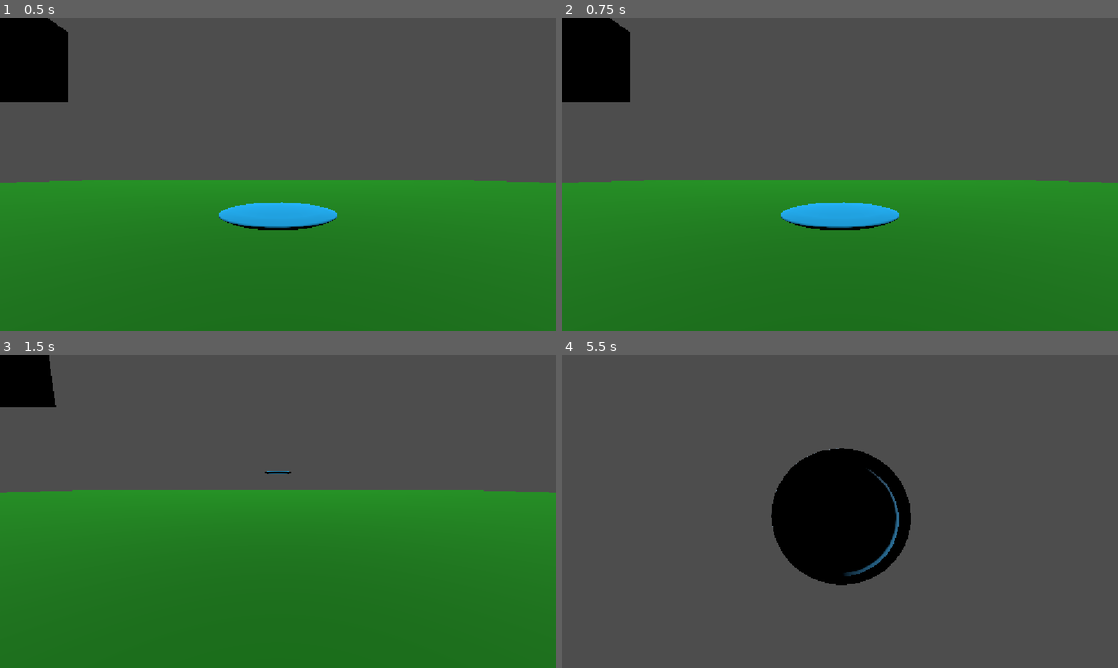
Above: before the commit, frames 1-4 (two rows, left to right).
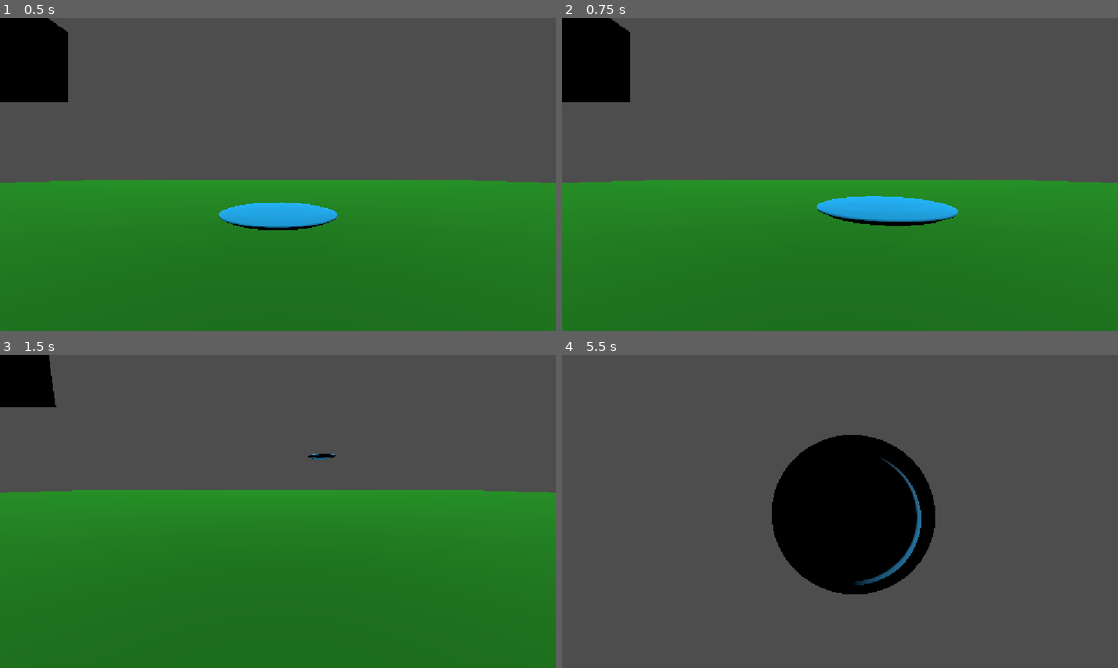
Above: after the commit, the same moments.

Repository: PastarDev/godot-disc-golf
Game: Godot game, scene res://main.tscn
The game is run twice, just before and just after one commit, with the same random seed, the same clock (stepped at 60 frames per second) and the same inputs.
Inputs (mouse positions are in pixels of both pictures, inside the frame that each line leads up to):
- Up to frame 1 (0.5 s): no input
- Up to frame 2 (0.75 s): tap Enter at 0.5 s; move the mouse to (962, 158) at 0.52 s; press the mouse at (962, 158) at 0.53 s
- Up to frame 3 (1.5 s): tap Space (throw_disc) at 1.25 s; move the mouse to (166, 527) at 1.27 s; release the mouse at (166, 527) at 1.28 s; tap S (cam_down) at 1.35 s
- Up to frame 4 (5.5 s): click (728, 527) at 1.55 s; tap Enter at 2, 5 s; move the mouse to (895, 442) at 2.02 s; hold A (cam_left) 2.03-2.78 s; click (895, 442) at 2.3 s; move the mouse to (812, 574) at 2.77 s; tap D (cam_right) at 2.85 s; click (812, 574) at 3.05 s; tap Space (throw_disc) at 3.5 s; move the mouse to (1006, 558) at 3.52 s; hold W (cam_up) 3.53-4.28 s; click (1006, 558) at 3.8 s; move the mouse to (673, 464) at 4.27 s; click (673, 464) at 4.35 s; move the mouse to (867, 511) at 5.02 s; press the mouse at (867, 511) at 5.03 s; tap E (hold_disc) at 5.1 s

Frame 1 is identical in both runs. In frame 2, 2.0% of the frame differs, in the area x 39-72%, y 56-68%; in frame 3, 0.1%; in frame 4, 3.5%, in the area x 37-68%, y 25-77%.

Commit message:
added dragging the disc
you can drag the disc around while holding it now

Diff:
--- a/holdDisc.gd
+++ b/holdDisc.gd
@@ -17,7 +17,17 @@
 func _integrate_forces(state: PhysicsDirectBodyState3D) -> void:
 	if is_holding:
 		var cam_transform = camera.global_transform
-		var target_pos = cam_transform.origin + (-cam_transform.basis.z * distance_in_front)
+		var mouse_pos = get_viewport().get_mouse_position()
+		var distance_offset = distance_in_front
+		var drag_offset : Vector3
+
+		if Input.is_action_pressed("drag_disc"):
+			cam_transform.origin.y += -mouse_pos.y / 900 + 0.4
+			distance_offset += -mouse_pos.y / 1500
+			drag_offset = -cam_transform.basis.x*0.65 + (cam_transform.basis.x * mouse_pos.x / 900)
+
+
+		var target_pos = cam_transform.origin + (-cam_transform.basis.z * distance_offset) + drag_offset
 
 		target_pos.y -= 0.25
 
@@ -26,7 +36,6 @@
 		state.angular_velocity = -global_rotation * 5
 
 		state.linear_velocity = to_target * follow_strength
-
 
 
 func _process(_delta: float) -> void:
